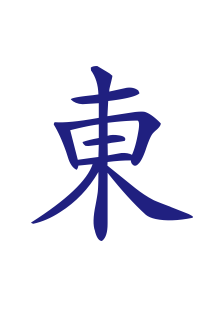
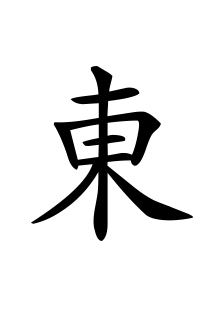
Layered file, before and after one edit (224×320). Changes by layer:
painted on "東" over [31, 66, 193, 241]
